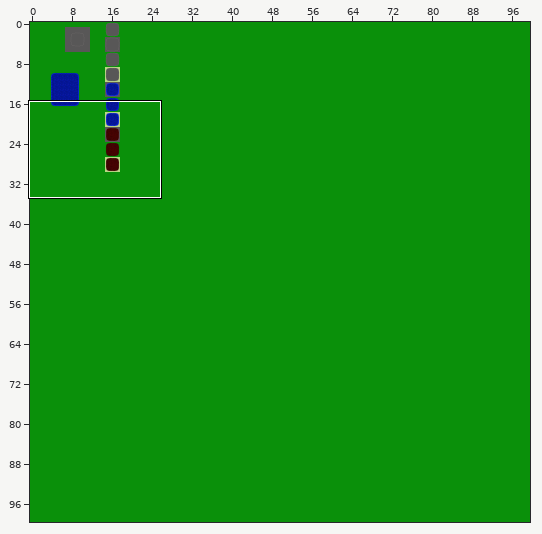
Level history. Tiled map (JSON): SFML-game/data/Maps/CustomTilesetTest.json. The picture above shows the old version from afar; the outline marks the close-up.
Close-up. The starting point:
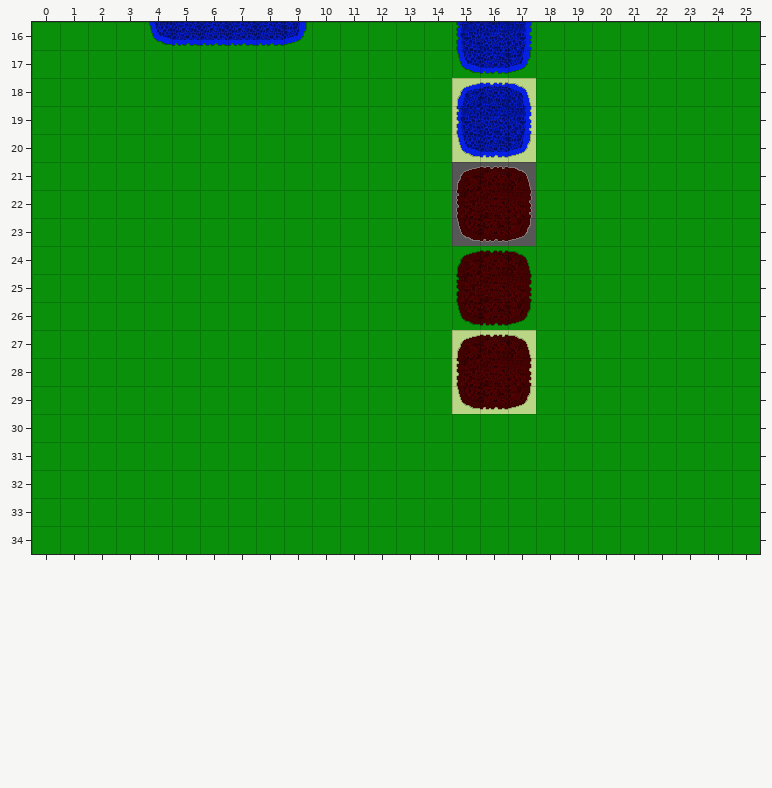
Cells are 32x32 px. Shown: x 0..25, y 16..34. The commit also changed other parts of the map, which this record leaves out.
After:
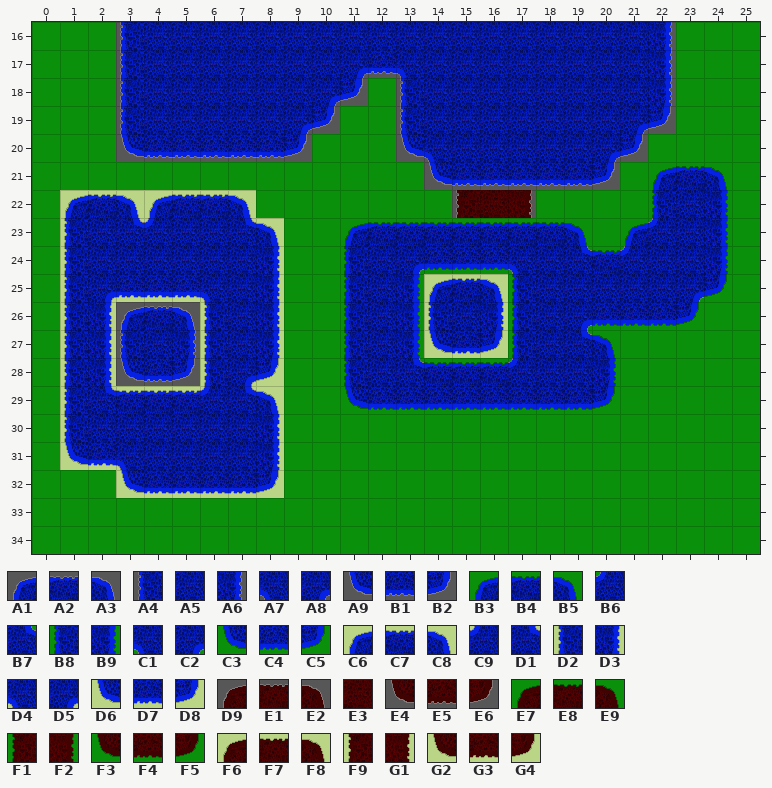
Key: from "Custom Tileset": A1 720, A2 721, A3 722, A4 780, A5 781, A6 782, A7 783, A8 784, A9 840, B1 841, B2 842, B3 900, B4 901, B5 902, B6 903, B7 904, B8 960, B9 962, C1 963, C2 964, C3 1020, C4 1021, C5 1022, C6 1080, C7 1081, C8 1082, C9 1083, D1 1084, D2 1140, D3 1142, D4 1143, D5 1144, D6 1200, D7 1201, D8 1202, D9 1260, E1 1261, E2 1262, E3 1321, E4 1380, E5 1381, E6 1382, E7 1440, E8 1441, E9 1442, F1 1500, F2 1502, F3 1560, F4 1561, F5 1562, F6 1620, F7 1621, F8 1622, F9 1680, G1 1682, G2 1740, G3 1741, G4 1742.
__ is an empty cell.
Tiles replaced or removed in this view: B8, B9, C3, C4, C5, C6, C7, C8, D2, D3, D6, D7, D8, D9, E1, E2, E3, E4, E5, E6, E7, E8, E9, F1, F2, F3, F4, F5, F6, F7, F8, F9, G1, G2, G3, G4.
Commit: Made water compatible with terrain brush on tileset
The exact change:
Changed rows in their new state; .. is an unchanged cell.
Layer "Water/Lava":
first column x 1:
16 .. .. A4 A5 A5 A5 A5 A5 A5 A5 A5 A5 A5 A5 A5 .. A5 A5 A5 A5 A5 A6 .. ..
17 .. .. A4 A5 A5 A5 A5 A5 A5 A5 A8 B1 A7 A5 A5 A5 A5 A5 A5 A5 A5 A6 .. ..
18 .. .. A4 A5 A5 A5 A5 A5 A5 A8 B2 .. A4 A5 A5 A5 A5 A5 A5 A5 A5 A6 .. ..
19 .. .. A4 A5 A5 A5 A5 A5 A8 B2 .. .. A4 A5 A5 .. A5 A5 A5 A5 A8 B2 .. ..
20 .. .. A9 B1 B1 B1 B1 B1 B2 .. .. .. A9 A7 A5 A5 A5 A5 A5 A8 B2 .. .. ..
21 .. .. .. .. .. .. .. .. .. .. .. .. .. A9 B1 B1 B1 B1 B1 B2 .. B3 B4 B5
22 C6 C7 C8 C6 C7 C7 C8 .. .. .. .. .. .. .. .. .. .. .. .. .. .. B8 A5 B9
23 D2 A5 D1 C9 A5 A5 D1 C8 .. .. B3 B4 B4 B4 B4 B4 B4 B4 B5 .. B3 B6 A5 B9
24 D2 A5 A5 A5 A5 A5 A5 D3 .. .. B8 A5 C2 C4 C4 C4 C1 A5 B7 B4 B6 A5 A5 B9
25 D2 D5 D7 D7 D7 D4 A5 D3 .. .. B8 A5 B9 C6 C7 C8 B8 A5 A5 A5 A5 A5 C2 C5
26 D2 D3 A1 A2 A3 D2 A5 D3 .. .. B8 A5 B9 D2 A5 D3 B8 A5 C2 C4 C4 C4 C5 ..
27 D2 D3 A4 A5 A6 D2 A5 D3 .. .. B8 A5 B9 D6 D7 D8 B8 A5 B7 B5 .. .. .. ..
28 D2 D3 A9 B1 B2 D2 D5 D8 .. .. B8 A5 B7 B4 B4 B4 B6 A5 A5 B9 .. .. .. ..
29 D2 D1 C7 C7 C7 C9 D1 C8 .. .. C3 C4 C4 C4 C4 C4 C4 C4 C4 C5 .. .. .. ..
30 D2 A5 A5 A5 A5 A5 A5 D3 .. .. .. .. .. .. .. .. .. .. .. .. .. .. .. ..
31 D6 D7 D4 A5 A5 A5 A5 D3 .. .. .. .. .. .. .. .. .. .. .. .. .. .. .. ..
32 .. .. D6 D7 D7 D7 D7 D8 .. .. .. .. .. .. .. .. .. .. .. .. .. .. .. ..
